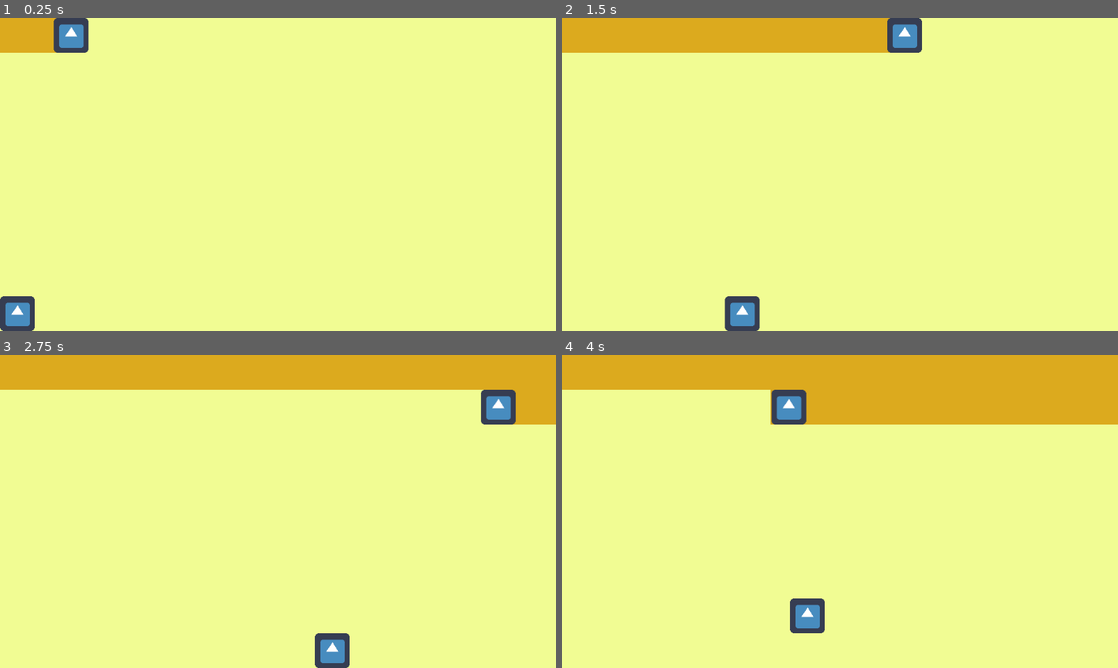
Above: before the commit, frames 1-4 (two rows, left to right).
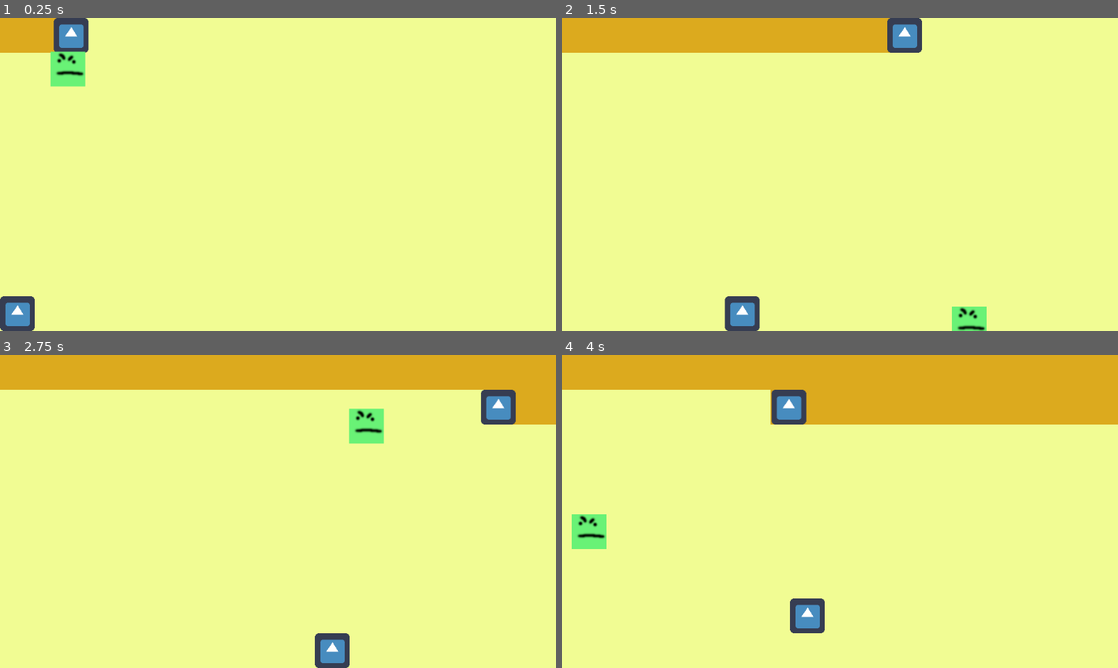
Above: after the commit, the same moments.

Repository: ImpeccableN/archeogame
Game: Godot game, scene res://Minigame1/Minigame1.tscn
Two runs of this game, one before a commit and one after it. Both use one fixed random seed, a clock stepped at 60 frames per second and the inputs below. The project has no main scene, so this scene is started directly. The engine's default icon, where the game draws it, is replaced by a stand-in: a white triangle on a blue panel in a dark square.
Inputs:
- Up to frame 1 (0.25 s): no input
- Up to frame 2 (1.5 s): hold D (move_right) 0.53-1.28 s; hold S (move_down) from 1.28 s (still down)
- Up to frame 3 (2.75 s): release S (move_down) at 2.03 s; hold D (move_right) from 2.03 s (still down)
- Up to frame 4 (4 s): release D (move_right) at 2.78 s; hold W (move_up) 2.78-3.53 s; hold A (move_left) from 3.53 s (still down)

The runs differ from the first frame. In frame 1, 0.7% of the frame differs, in the area x 9-16%, y 10-22%; in frame 2, 0.5%; in frame 3, 0.7%, in the area x 62-70%, y 17-29%; in frame 4, 0.7%.

Commit message:
added Sun scene to Minigame1 scene

Diff:
--- a/HeuneburgGame/Minigame1/Minigame1.tscn
+++ b/HeuneburgGame/Minigame1/Minigame1.tscn
@@ -1,10 +1,11 @@
-[gd_scene load_steps=11 format=2]
+[gd_scene load_steps=12 format=2]
 
 [ext_resource path="res://Minigame1/Assets/Sprites/desert_wet.png" type="Texture" id=1]
 [ext_resource path="res://Minigame1/Assets/Sprites/desert_dry.png" type="Texture" id=2]
-[ext_resource path="res://Minigame1/Truck.tscn" type="PackedScene" id=3]
+[ext_resource path="res://Minigame1/Sun.tscn" type="PackedScene" id=3]
 [ext_resource path="res://Minigame1/Minigame1.gd" type="Script" id=4]
 [ext_resource path="res://Minigame1/Player.tscn" type="PackedScene" id=5]
+[ext_resource path="res://Minigame1/Truck.tscn" type="PackedScene" id=6]
 
 [sub_resource type="ConvexPolygonShape2D" id=1]
 points = PoolVector2Array( 0, 0, 64, 0, 64, 64, 0, 64 )
@@ -85,5 +86,7 @@
 [node name="Player" parent="." instance=ExtResource( 5 )]
 position = Vector2( 31, 544 )
 
-[node name="Truck" parent="." instance=ExtResource( 3 )]
+[node name="Truck" parent="." instance=ExtResource( 6 )]
 position = Vector2( 31, 32 )
+
+[node name="Sun" parent="." instance=ExtResource( 3 )]
